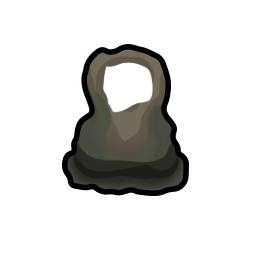
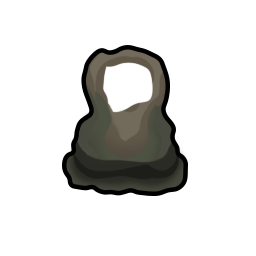
Before/after of a 256x256 layered artwork. What changed in the layer stack:
painted on "Shape 1" over [62, 44, 189, 196]
